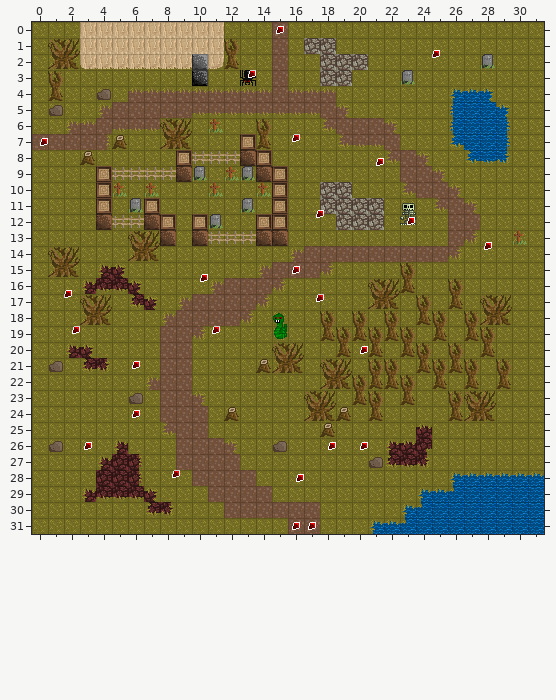
Tiled map: lvl/testlevel.tmx. The picture above is the old version.
Cells are 16x16 px. Shown: x 0..31, y 0..31.
New version:
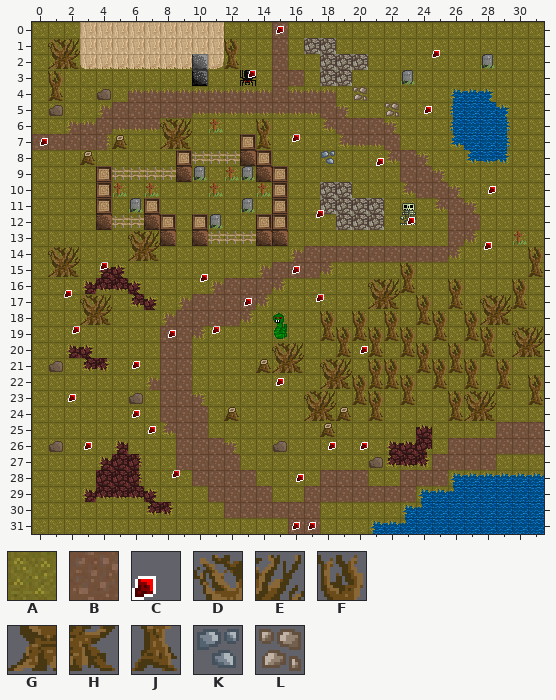
Key: from "tilesheet": A 0, B 1, C 14, D 48, E 49, F 52, G 64, H 65, J 68, K 93, L 142.
_ is an empty cell, . an unchanged one.
Objects are placed by their top-left corner, in cells (3,4 is the top-left corner of cell 3,4); size is 1x1 cell unless given.
From old to new:
--- layer "lower"
@@ x 16..16 @@
- 3 A
+ 3 B
@@ x 17..31 @@
-25 ............AAA
-26 .........AAAAAA
-27 ........AAAA...
-28 .AAA..AAA......
-29 AAAAAAA........
+25 ............BBB
+26 .........BBBBBB
+27 ........BBBB...
+28 .BBB..BBB......
+29 BBBBBBB........
--- layer "upper"
@@ x 20..22 @@
- 4 _..
- 5 .._
+ 4 L..
+ 5 ..L
@@ x 18..18 @@
- 8 _
+ 8 K
@@ x 30..31 @@
-14 ._
-15 ._
-16 _.
-17 _.
+14 .F
+15 .J
+16 F.
+17 J.
@@ x 30..31 @@
-19 __
-20 __
+19 DE
+20 GH
@@ x 31..31 @@
-22 _
-23 _
+22 F
+23 J
--- layer "objects"
+C "pickup" at 24.5,4.8
+C "pickup" at 28.5,9.8
+C "pickup" at 4.2,14.5
+C "pickup" at 13.2,16.8
+C "pickup" at 8.5,18.8
+C "pickup" at 15.2,21.8
+C "pickup" at 2.2,22.8
+C "pickup" at 7.2,24.8
